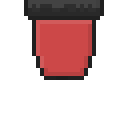
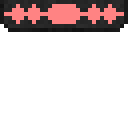
Layer changes from the first 128 × 128 image to the second:
painted on "Highlights" over [28, 0, 100, 68]
painted on "Shadows" over [28, 0, 100, 80]
painted on "MainTex" over [0, 0, 128, 80]
